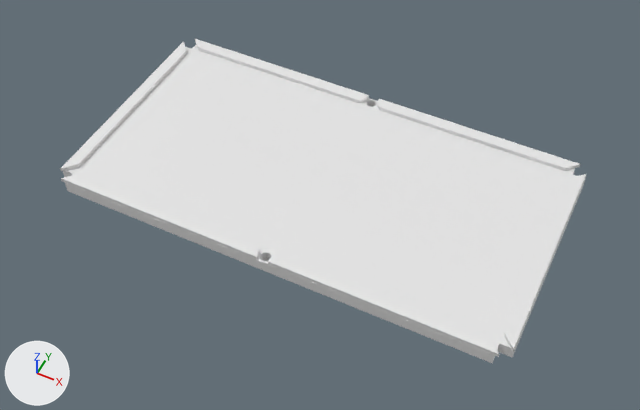
Renders of the FBX model Assets/Meshes/newTable.fbx from each side of a commit.
One viewpoint serves both versions: a 50 mm camera at (2.18, -4.41, 5.13) aimed at (0.06, -0.17, -0.16). The lights are fixed; the arrows at lower left show +X, +Y and +Z. Where no turn or scale is listed for an object, it has been applied to the vertices.

In view in the first picture: 'BottomCushion', 'Cube.001', 'Cube.002', 'PlayingArea', 'SideCornerCushion'.
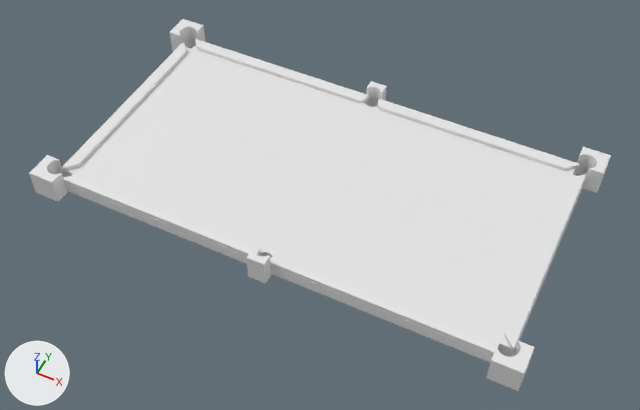
The edits, one by one:
Mesh me_cube_011_1 is new.
It has 192 vertices, 104 faces and spans x -3.91..0.11, y -2.12..0.11, z -0.11..0.11.
Mesh me_cube_012_1 is new.
It has 68 vertices, 38 faces and spans x -0.07..0.07, y -2.08..0.09, z -0.11..0.11.
Object 'CornerPot' (ob_cornerpot) is new; it shows me_cube_011_1.
Its location is (1.897, 1.002, 0.0).
Object 'SidePot' (ob_sidepot) is new; it shows me_cube_012_1.
Its location is (0.0, 0.995, 0.0).

Boxes (x1, y1, x2, y2) around the edits, measured in the pictures (640 x 410 px):
'CornerPot', added
    after: (29, 19, 611, 391)
'SidePot', added
    after: (246, 81, 387, 284)
